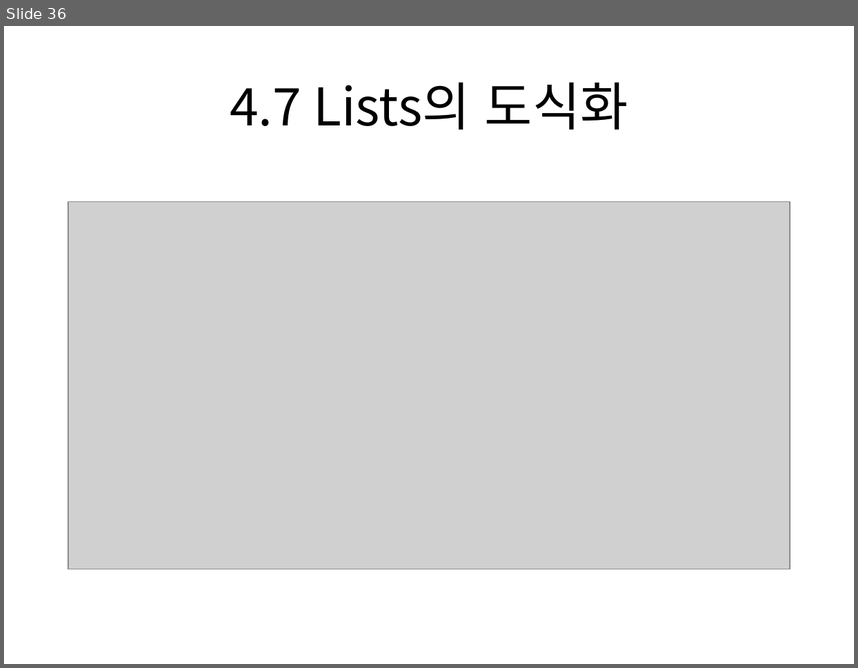
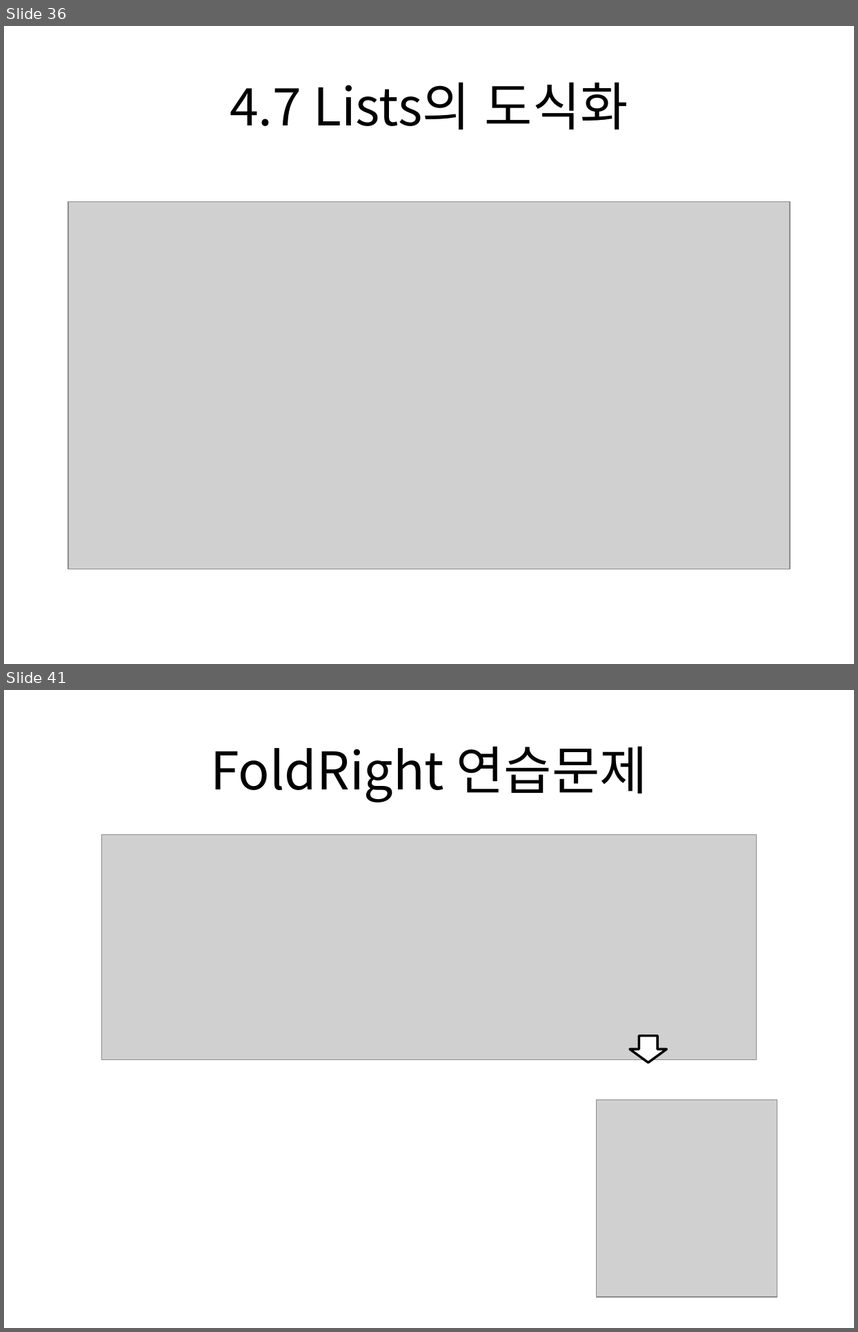
Before and after one commit to freepsw/FunctionalProgrammingScala, a slide deck: doc/Cousera_Functional Programming parctice.pptx. Shown one above the other, each under a label of ours: slide 36 before the commit, slides 36 and 41 after it; the slides between them are not shown. The pictures are 858x668 and 858x1332 pixels, drawn with LibreOffice and Linux fonts; fonts in the diff are those of the drawing; grey boxes stand for pictures. Boxes give left, top, right and bottom in pixels: in the first picture for what was removed or moved away, otherwise in the second. Text is boxed around its words. In the diff, an @@ line names an element or a change of style, - is before the commit and + after.

```diff
--- a/doc/Cousera_Functional Programming parctice.pptx
+++ b/doc/Cousera_Functional Programming parctice.pptx
@@ slide 41 added at box(4, 690, 854, 1328), background #FFFFFF @@
@@ title added at box(210, 746, 648, 802), 44 pt, text #000000 @@
+FoldRight 연습문제
@@ picture added at box(102, 834, 756, 1060) @@
@@ down arrow added at box(630, 1035, 666, 1061), fill #FFFFFF, outline #000000 2 pt @@
@@ picture added at box(597, 1100, 777, 1297) @@
```
Also in this commit, not shown: 6 other slides added, 4 other files.
